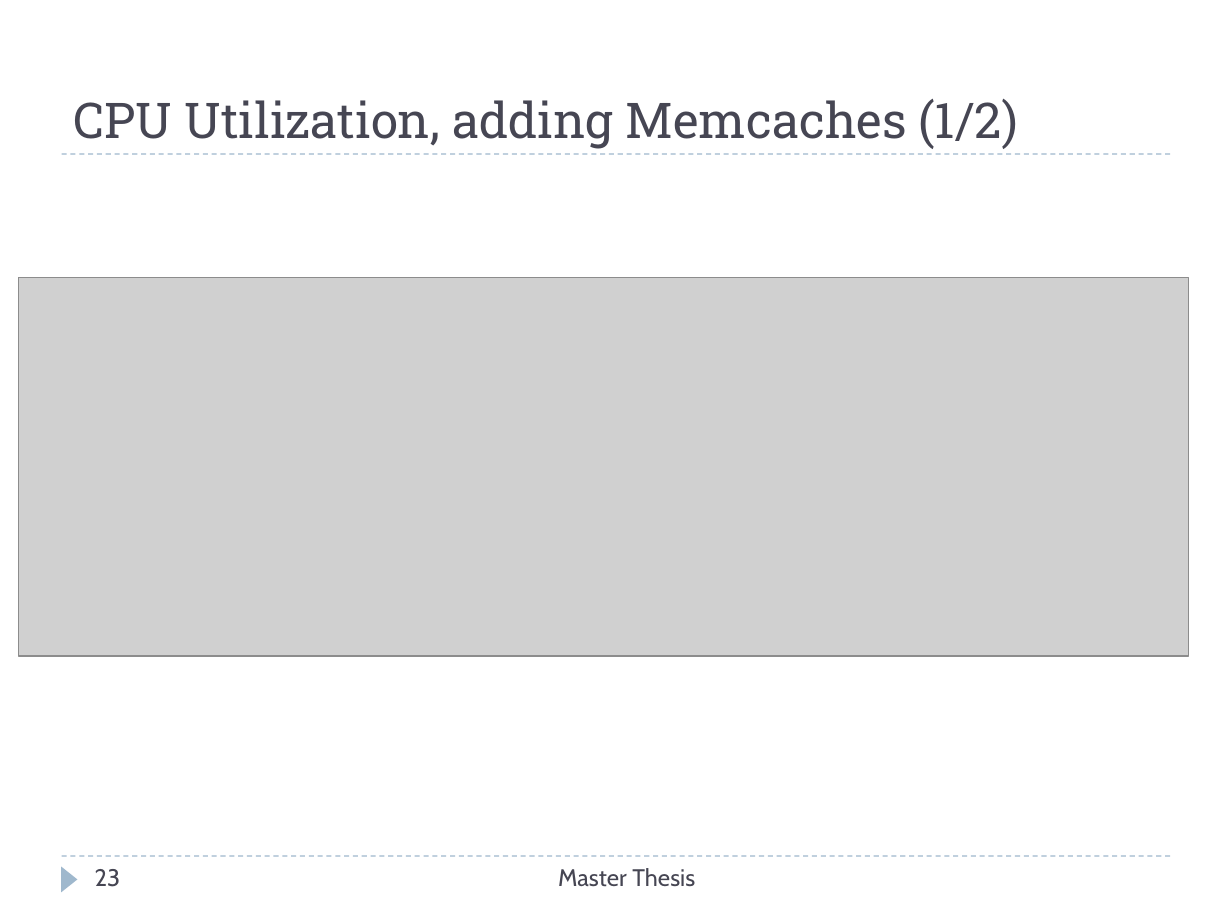
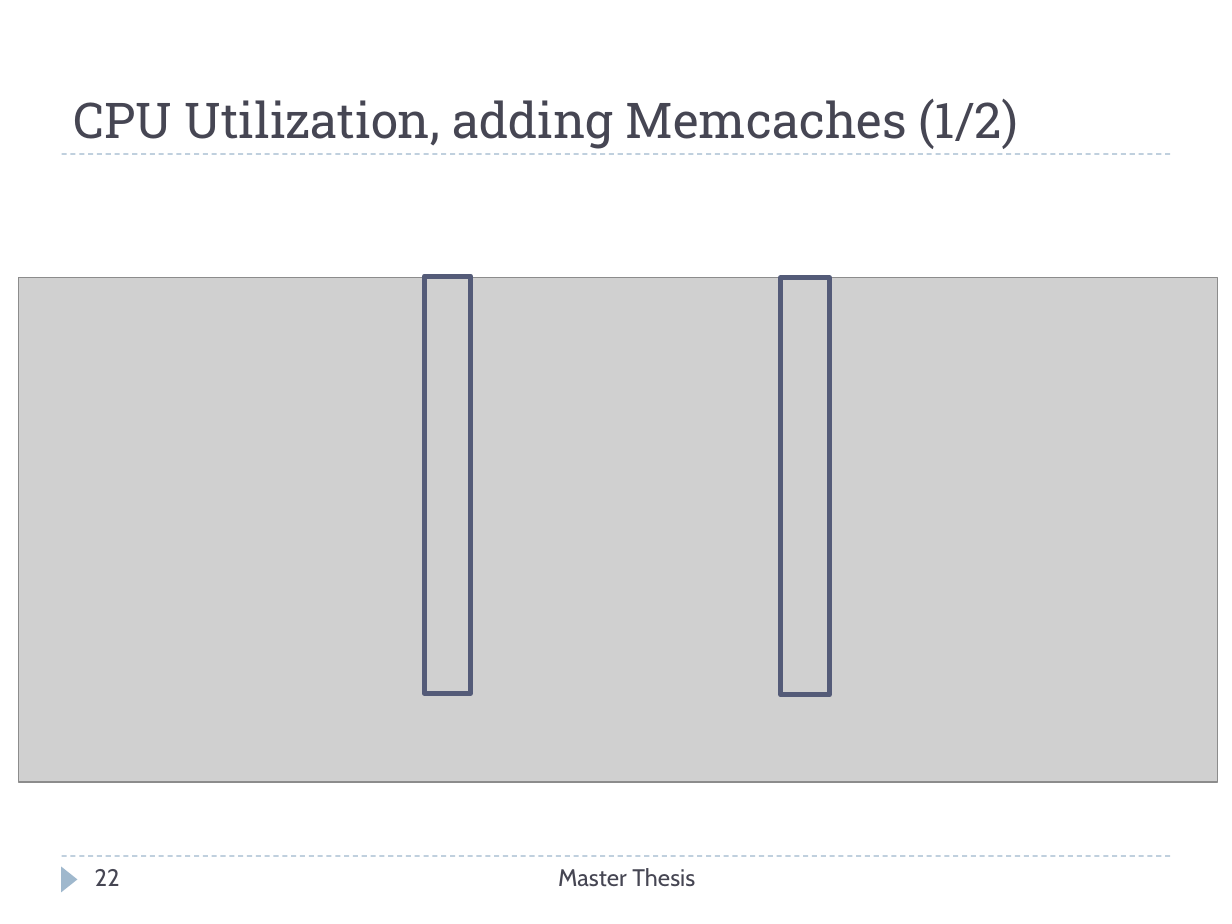
Before and after one commit to Christos-Papoulas/master_thesis, a slide deck: slide 22 of presentation/presentation.pptx (slide 23 before the commit). Drawn at 1232x924 pixels with LibreOffice and Linux fonts; fonts in the diff are those of the drawing; grey boxes stand for pictures. Boxes give left, top, right and bottom in pixels: in the first picture for what was removed or moved away, otherwise in the second. Text is boxed around its words. In the diff, an @@ line names an element or a change of style, - is before the commit and + after.

```diff
--- a/presentation/presentation.pptx
+++ b/presentation/presentation.pptx
@@ picture: place and size @@
-picture at bbox=[18, 277, 1188, 655]
+picture at bbox=[18, 277, 1217, 781]
@@ rectangle added at bbox=[424, 276, 469, 694], outline #545C79 3 pt @@
@@ rectangle added at bbox=[781, 277, 829, 695], outline #545C79 3 pt @@
@@ page number at bbox=[95, 869, 120, 886]: text changed @@
-23
+22
```
Also in this commit, not shown: 14 other slides changed, 1 slide removed, 10 other files.
